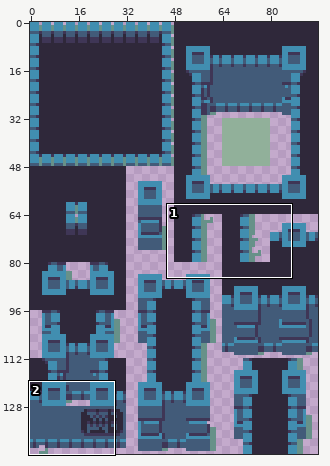
Sprite sheet, stored at DunkleHeld/resources/tilesets/tiles.png. Above, an overview of the earlier version with the close-up marked.
Close-up. Before the commit:
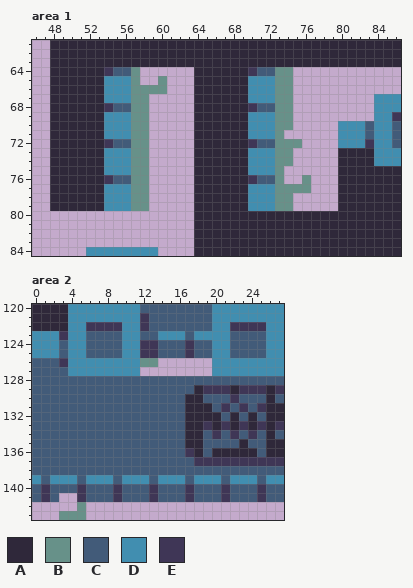
The file is 96x144 pixels. Shown: area 1: x 46..86, y 61..84; area 2: x 0..27, y 120..143.
Palette (. is transparent): A #2f283a  B #679189  C #425b79  D #418eb0  E #3f3656
Pixels before, area 1, first column x 48:
61 AAAAAAAAAAAAAAAAAAAAAAAAAAAAAAAAAAAAAAA
62 AAAAAAAAAAAAAAAAAAAAAAAAAAAAAAAAAAAAAAA
63 AAAAAAAAAAAAAAAAAAAAAAAAAAAAAAAAAAAAAAA
64 AAAAAAECCB......AAAAAAECCBB............
65 AAAAAADDDB..B...AAAAAADDDBB............
66 AAAAAADDDBBBB...AAAAAADDDBB............
67 AAAAAADDDBB.....AAAAAADDDBB.........DDD
68 AAAAAAECCBB.....AAAAAAECCBB.........DDD
69 AAAAAADDDBB.....AAAAAADDDBB.........DDE
70 AAAAAADDDBB.....AAAAAADDDBB.....DDDCDDC
71 AAAAAADDDBB.....AAAAAADDDB......DDDCDDC
72 AAAAAAECCBB.....AAAAAAECCBBB....DDDEDDC
73 AAAAAADDDBB.....AAAAAADDDBB.....AAAADDD
74 AAAAAADDDBB.....AAAAAADDDBB.....AAAADDD
75 AAAAAADDDBB.....AAAAAADDDB......AAAAAAA
76 AAAAAAECCBB.....AAAAAAECCB..B...AAAAAAA
77 AAAAAADDDBB.....AAAAAADDDBBBB...AAAAAAA
78 AAAAAADDDBB.....AAAAAADDDBB.....AAAAAAA
79 AAAAAADDDBB.....AAAAAADDDBB.....AAAAAAA
80 ................AAAAAAAAAAAAAAAAAAAAAAA
81 ................AAAAAAAAAAAAAAAAAAAAAAA
82 ................AAAAAAAAAAAAAAAAAAAAAAA
83 ................AAAAAAAAAAAAAAAAAAAAAAA
84 ....DDDDDDDD....AAAAAAAAAAAAAAAAAAAAAAA
Pixels before, area 2, first column x 0:
120 AAAADDDDDDDDCCCCCCCCDDDDDDDD
121 AAAADDDDDDDDECCCCCCCDDDDDDDD
122 AAAADDEEEEDDECCCCCCCDDEEEEDD
123 DDDEDDCCCCDDCCDDDCDDDDCCCCDD
124 DDDCDDCCCCDDEECCCECCDDCCCCDD
125 DDDCDDCCCCDDEECCCECCDDCCCCDD
126 CCCEDDDDDDDDBB......DDDDDDDD
127 CCCCDDDDDDDD........DDDDDDDD
128 CCCCCCCCCCCCCCCCCCCCCCCCCCCC
129 CCCCCCCCCCCCCCCCCCAEEEAEEEAE
130 CCCCCCCCCCCCCCCCCAACCCECCCAC
131 CCCCCCCCCCCCCCCCCAAACECECEAA
132 CCCCCCCCCCCCCCCCCAAAACACACAA
133 CCCCCCCCCCCCCCCCCAAEAEAEAEAE
134 CCCCCCCCCCCCCCCCCAACECECECAC
135 CCCCCCCCCCCCCCCCCAACCCCACCAA
136 CCCCCCCCCCCCCCCCCEACAAAAACAA
137 CCCCCCCCCCCCCCCCCCEEEEEEEEEE
138 CCCCCCCCCCCCCCCCCCCCCCCCCCCC
139 DCDDDCDDDCDDDCDDDCDDDCDDDCDD
140 CECCCECCCECCCECCCECCCECCCECC
141 CEC..ECCCECCCECCCECCCECCCECC
142 .....B......................
143 ...BBB......................
After:
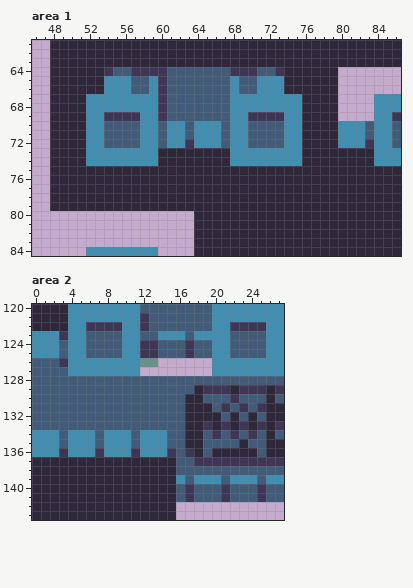
The commit says: modification tileset
The exact change:
Changed rows in their new state; - is an unchanged pixel.
Area 1:
first column x 52:
64 -----EEEECCCCCCCEE---EAAAAAA
65 -----CCDECCCCCCCDCC--DAAAAAA
66 -----CCDECCCCCCCDCC--DAAAAAA
67 DD---DDDECCCCCCCDD---DDDAAAA
68 DDDDDDDDECCCCCCCDDDDDDDDAAAA
69 DDEEEEDDECCCCCCCDDEEEEDDAAAA
70 DDCCCCDDCDDCDDDCDDCCCCDDAAAA
71 DDCCCCDDCDDCDDDCDDCCCCDDAAAA
72 DDC--CDDCDDEDDDCDDC--CDDAAAA
73 DD---DDDAAAA----DD---DDDAAAA
74 DD---DDDAAAA----DD---DDDAAAA
75 --AAAAAAAAAA------AAAAAAAAAA
76 --AAAAAAAAAA------AAAAAAAAAA
77 --AAAAAAAAAA------AAAAAAAAAA
78 --AAAAAAAAAA------AAAAAAAAAA
79 --AAAAAAAAAA------AAAAAAAAAA
Area 2:
first column x 0:
134 DDD-DDD-DDD-DDD-
135 DDD-DDD-DDD-DDD-
136 DDDEDDDEDDDEDDDE
137 AAAAAAAAAAAAAAAA
138 AAAAAAAAAAAAAAAA
139 AAAAAAAAAAAAAAAA
140 AAAAAAAAAAAAAAAA
141 AAAAAAAAAAAAAAAA
142 AAAAAAAAAAAAAAAA
143 AAAAAAAAAAAAAAAA
Boxes around the changes in both close-ups, in picture pixels (x1, y1, x2, y2):
changed: (86, 67, 338, 211)
changed: (32, 430, 176, 520)
